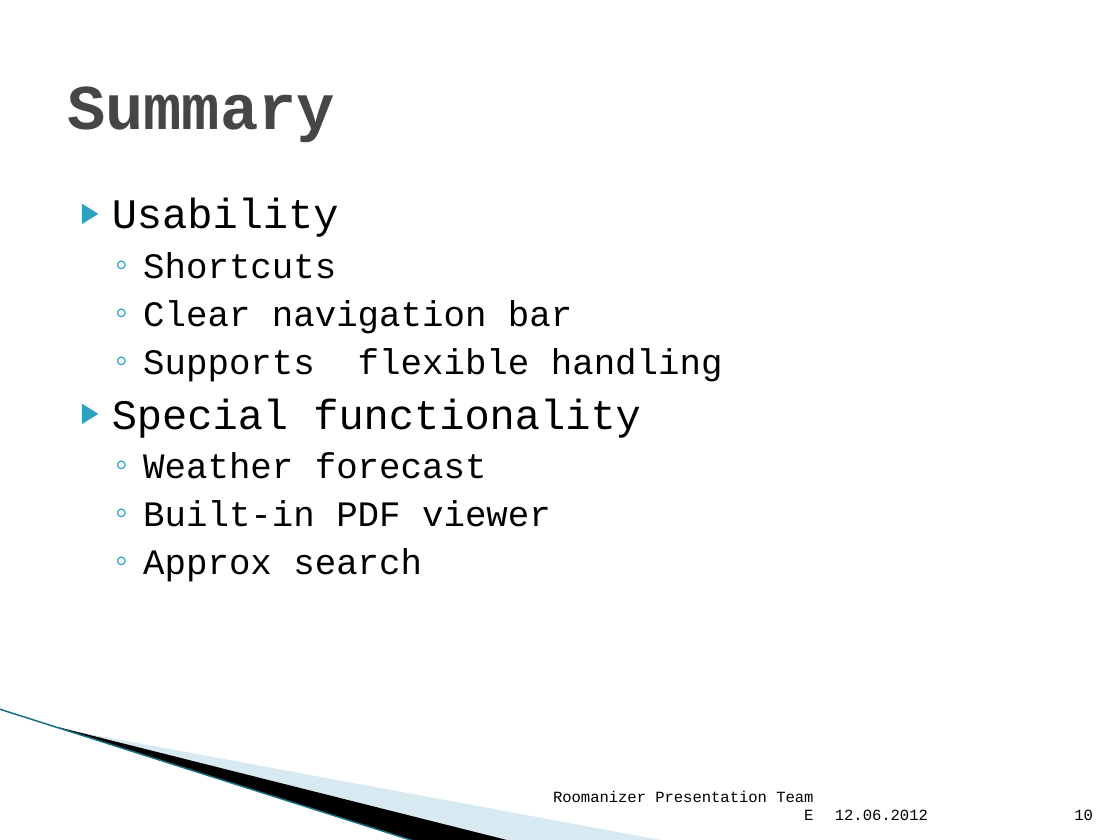
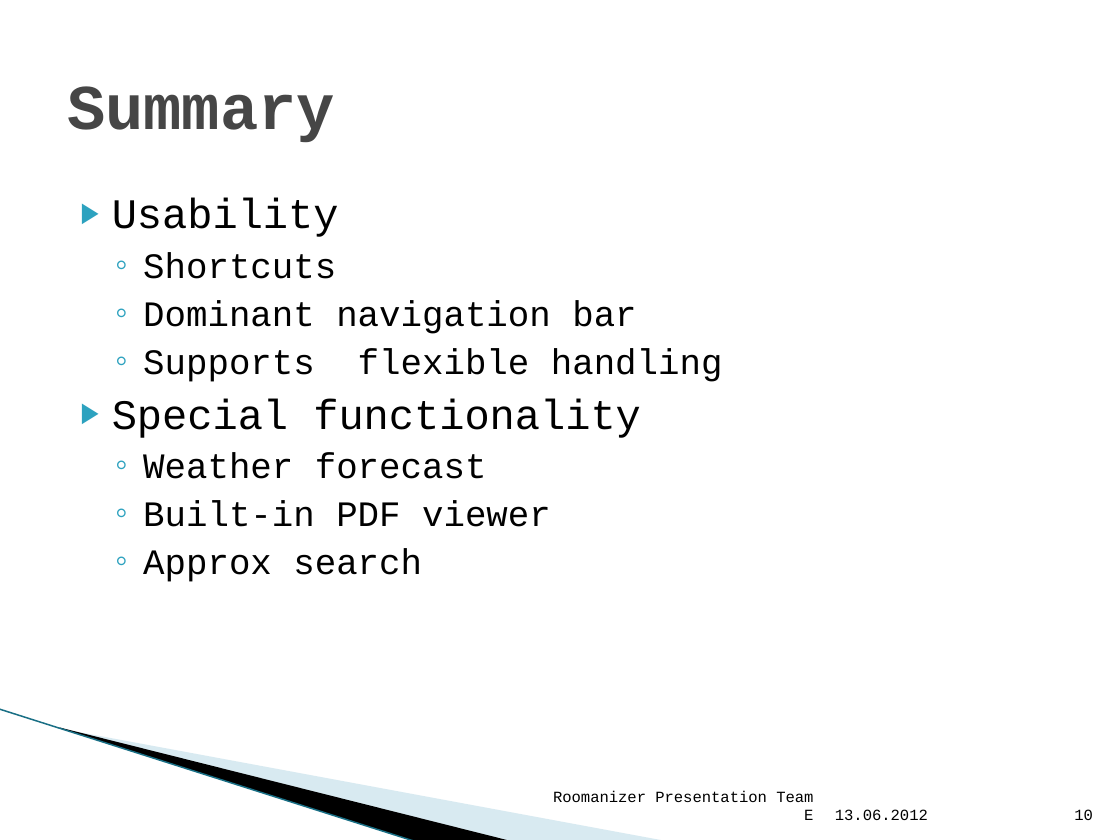
Before and after one commit to markusmo/HotelSoftware, a slide deck: slide 10 of Documentation/Praesentation/PresentationRoomanizer.pptx. Drawn at 1120x840 pixels with LibreOffice and Linux fonts; fonts in the diff are those of the drawing; background and template pictures are left out. Boxes give left, top, right and bottom in pixels: in the first picture for what was removed or moved away, otherwise in the second. Text is boxed around its words. In the diff, an @@ line names an element or a change of style, - is before the commit and + after.

```diff
--- a/Documentation/Praesentation/PresentationRoomanizer.pptx
+++ b/Documentation/Praesentation/PresentationRoomanizer.pptx
@@ text at bbox=[143, 300, 636, 334]: text changed @@
-  ◦ Clear navigation bar
+  ◦ Dominant navigation bar
@@ text at bbox=[835, 809, 928, 820]: text changed @@
-12.06.2012
+13.06.2012
```
Also in this commit, not shown: 44 other slides changed, 2 other files.
